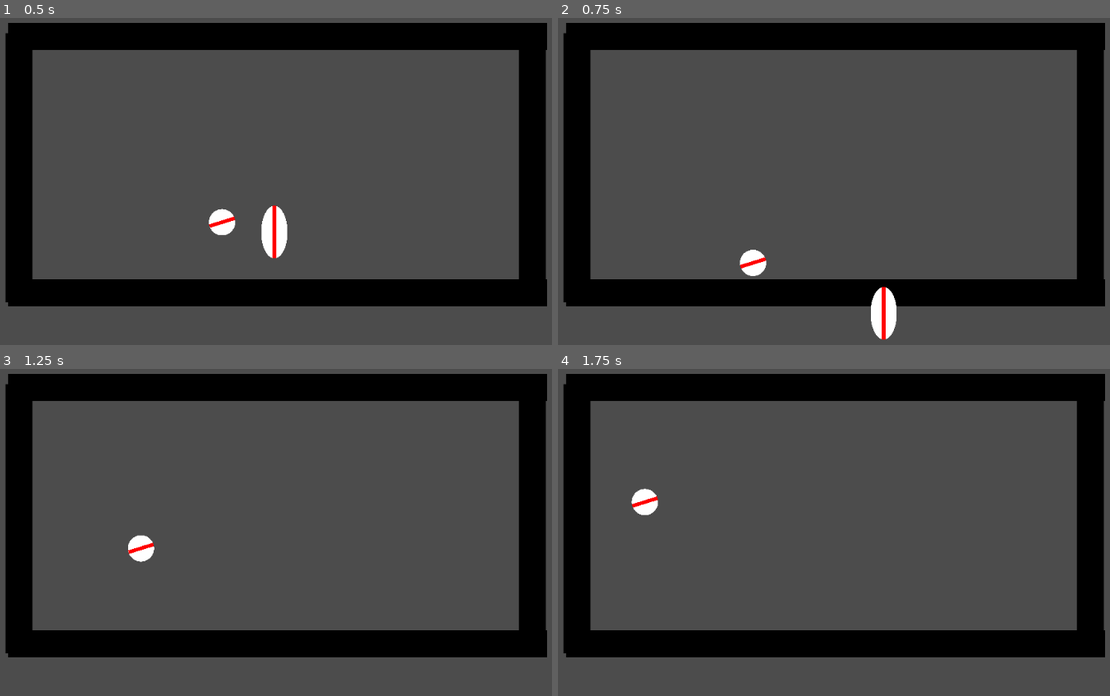
Above: before the commit, frames 1-4 (two rows, left to right).
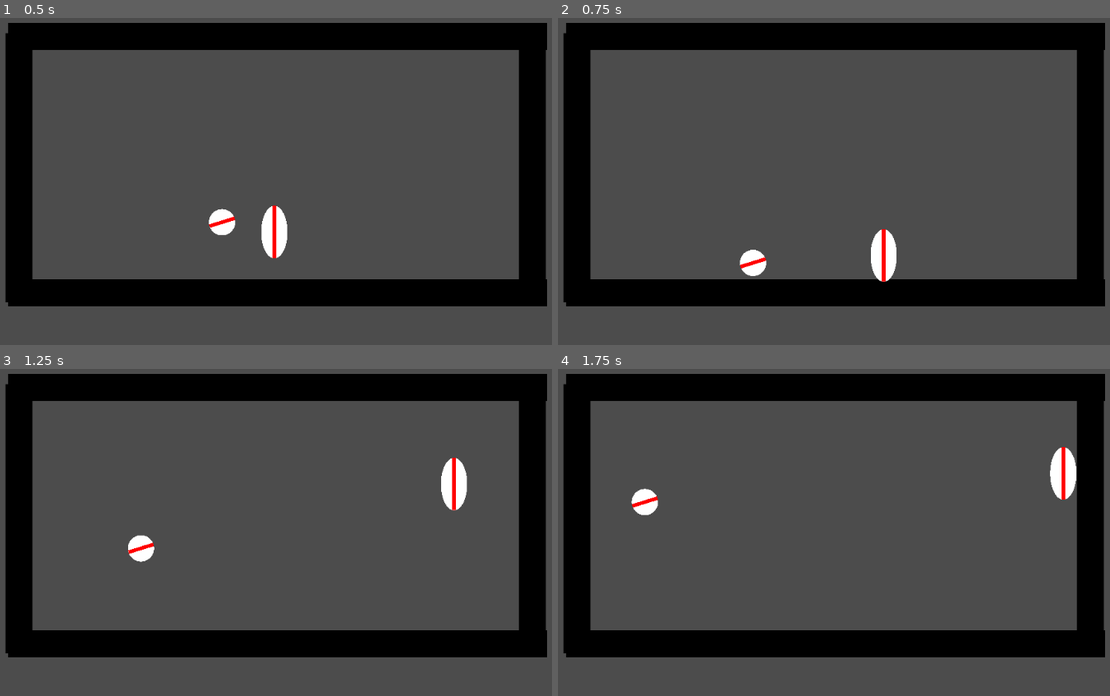
Above: after the commit, the same moments.

Repository: xBLACKxSNAKEx/Pang
Game: Godot game, scene res://Scenes/Game.tscn
The game is run twice, just before and just after one commit, with the same random seed, the same clock (stepped at 60 frames per second) and the same inputs.
Inputs (mouse positions are in pixels of both pictures, inside the frame that each line leads up to):
- Up to frame 1 (0.5 s): no input
- Up to frame 2 (0.75 s): move the mouse to (977, 145) at 0.52 s; hold Right (ui_right) from 0.53 s (still down); click (977, 145) at 0.67 s
- Up to frame 3 (1.25 s): keep holding Right (ui_right); tap Up (ui_up) at 0.77 s
- Up to frame 4 (1.75 s): keep holding Right (ui_right); move the mouse to (701, 535) at 1.27 s; tap Up (ui_up) at 1.52 s

Frame 1 is identical in both runs. In frame 2, 1.2% of the frame differs, in the area x 56-62%, y 64-99%; in frame 3, 0.6%; in frame 4, 0.6%.

Commit message:
Maska kolizji dla gracza i kulek

Diff:
--- a/Scenes/Game.tscn
+++ b/Scenes/Game.tscn
@@ -22,6 +22,7 @@
 [node name="CEILING" type="StaticBody2D" parent="MAP"]
 position = Vector2( 0, -100 )
 scale = Vector2( 10, 1 )
+collision_mask = 3
 physics_material_override = SubResource( 5 )
 
 [node name="CollisionShape2D" type="CollisionShape2D" parent="MAP/CEILING"]
@@ -36,6 +37,7 @@
 position = Vector2( -200, 0 )
 rotation = 1.5708
 scale = Vector2( 5, 1 )
+collision_mask = 3
 physics_material_override = SubResource( 5 )
 
 [node name="CollisionShape2D" type="CollisionShape2D" parent="MAP/LEFT"]
@@ -49,6 +51,7 @@
 [node name="FLOOR" type="StaticBody2D" parent="MAP"]
 position = Vector2( 0, 100 )
 scale = Vector2( 10, 1 )
+collision_mask = 3
 physics_material_override = SubResource( 5 )
 
 [node name="CollisionShape2D" type="CollisionShape2D" parent="MAP/FLOOR"]
@@ -63,6 +66,7 @@
 position = Vector2( 200, 0 )
 rotation = 1.5708
 scale = Vector2( 5, 1 )
+collision_mask = 3
 physics_material_override = SubResource( 5 )
 
 [node name="CollisionShape2D" type="CollisionShape2D" parent="MAP/RIGHT"]
--- a/Scripts/Ball.gd
+++ b/Scripts/Ball.gd
@@ -4,14 +4,20 @@
 
 onready var start_time = OS.get_ticks_msec()
 
+var A = 500
+
 # Called when the node enters the scene tree for the first time.
 func _ready():
 	pass # Replace with function body.
 
 var i = 0
-# Called every frame. 'delta' is the elapsed time since the previous frame.
-#func _process(delta):
-#	pass
+
+func _physics_process(delta):
+	var v = sqrt(linear_velocity.x*linear_velocity.x + linear_velocity.y*linear_velocity.y)
+	if v > A:
+		var normalized = Vector2(linear_velocity.x / v, linear_velocity.y/v)
+		apply_central_impulse(-normalized*10)
+	pass
 
 func split():
 	d-=1
